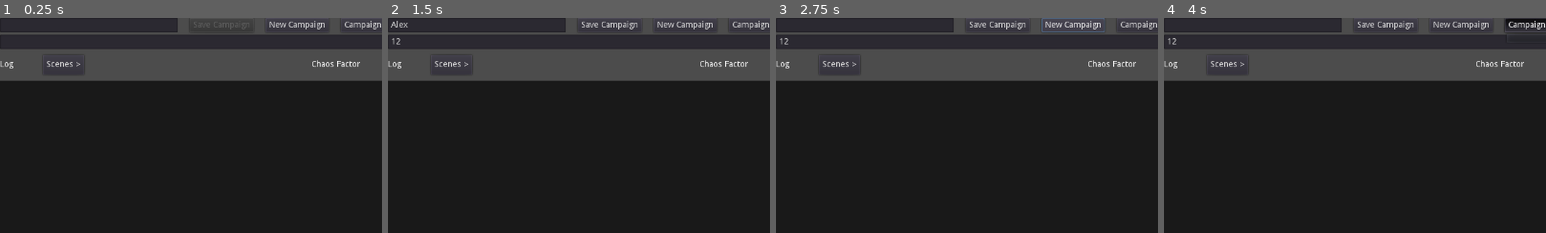
Above: before the commit, frames 1-4 (left to right).
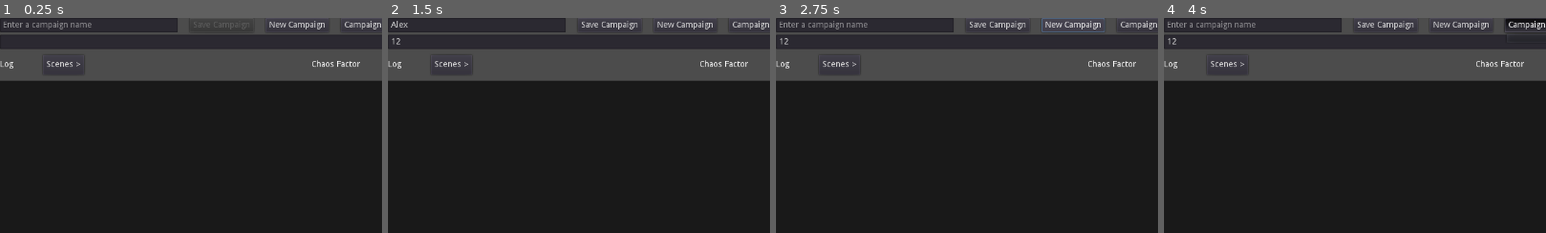
Above: after the commit, the same moments.

Repository: Razoric480/mythic-gm-emulator
Game: Godot game, scene res://Emulator.tscn
Same seed, same stepped clock (60 frames per second), same inputs: the game is played once before the commit and once after it.
Inputs (mouse positions are % of the whole screen's width and height, from its top left):
- Up to frame 1 (0.25 s): no input
- Up to frame 2 (1.5 s): click (12, 2) at 0.52 s; type "Alex" at 0.6 s; click (36, 6) at 0.75 s; type "12" at 0.83 s; click (36, 86) at 0.98 s; type "12" at 1.07 s; click (40, 94) at 1.27 s; type "12" at 1.35 s
- Up to frame 3 (2.75 s): click "New Campaign" at 2 s
- Up to frame 4 (4 s): click "New Campaign" at 2.75 s; click "Campaigns >" at 3.5 s
The pictures show only the part of the screen within x 0-50%, y 0-50%; the shares and areas given below are measured in that part.

The runs differ from the first frame. In frame 1, 0.3% of the frame differs, in the area x 1-24%, y 1-6%; in frame 2, nothing differs; in frame 3, 0.3%; in frame 4, 0.3%.

Commit message:
Add placeholder text for campaign name

Diff:
--- a/Emulator.tscn
+++ b/Emulator.tscn
@@ -28,6 +28,7 @@
 margin_right = 298.0
 margin_bottom = 24.0
 size_flags_horizontal = 3
+placeholder_text = "Enter a campaign name"
 
 [node name="SaveCampaignButton" type="Button" parent="VBoxContainer2/HBoxContainer2"]
 unique_name_in_owner = true
